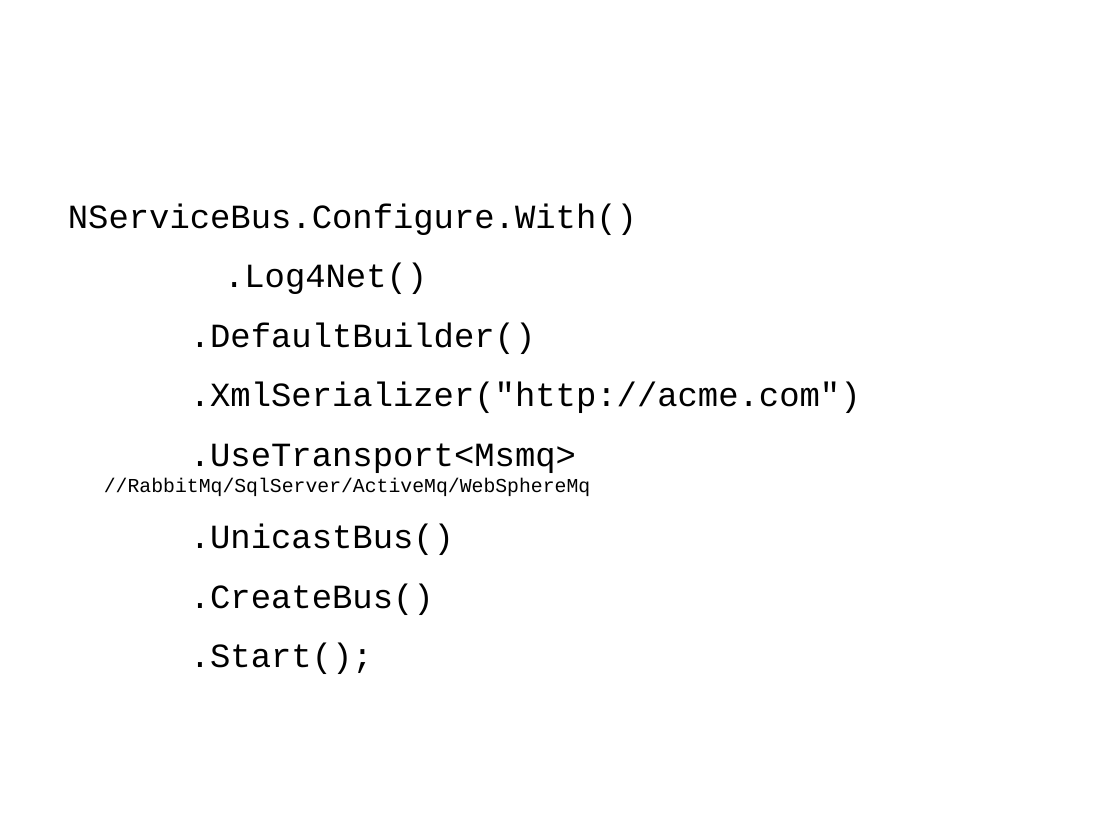
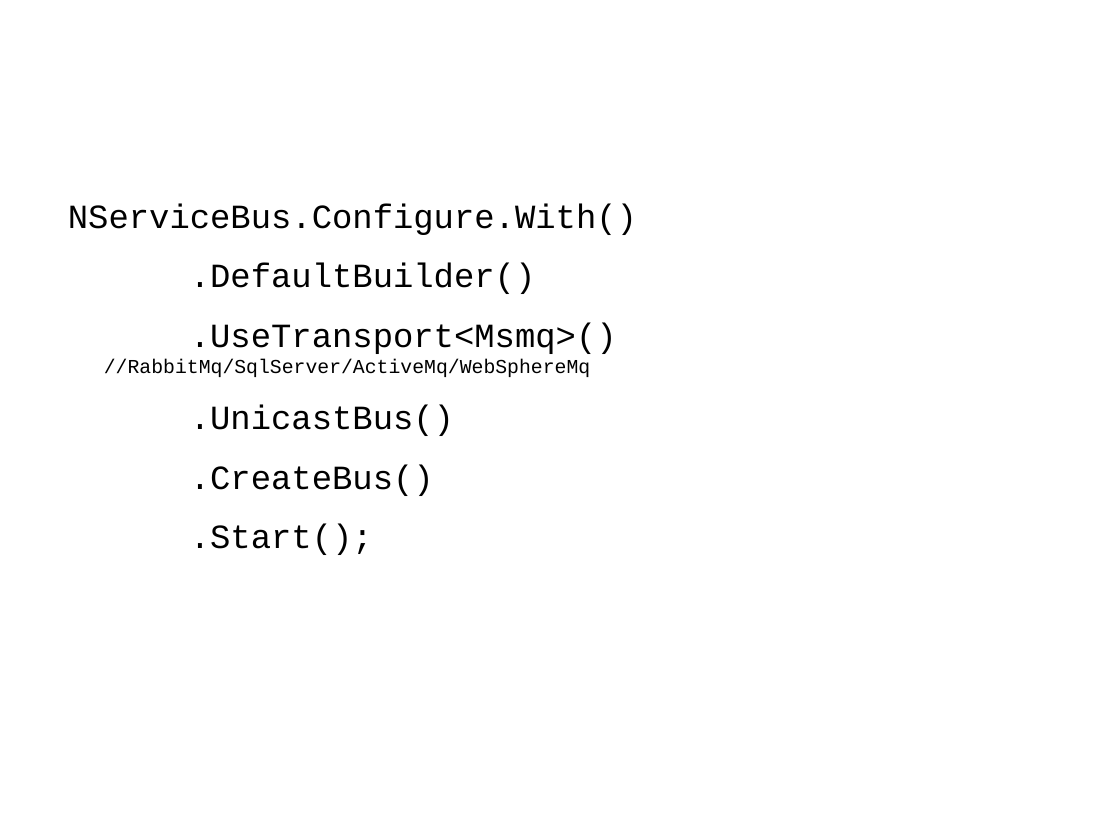
Before and after one commit to Particular/Course.Slides, a slide deck: slide 67 of EnterpriseDevelopmentWithNServiceBus.pptx. Drawn at 1120x840 pixels with LibreOffice and Linux fonts; fonts in the diff are those of the drawing; background and template pictures are left out. Boxes give left, top, right and bottom in pixels: in the first picture for what was removed or moved away, otherwise in the second. Text is boxed around its words. In the diff, an @@ line names an element or a change of style, - is before the commit and + after.

```diff
--- a/EnterpriseDevelopmentWithNServiceBus.pptx
+++ b/EnterpriseDevelopmentWithNServiceBus.pptx
@@ text at <box>224,262,427,294</box>: paragraph removed @@
-.Log4Net()
@@ text at <box>104,322,617,377</box>: text changed; size 24 to 14 pt @@
-.XmlSerializer("http://acme.com")
-.UseTransport<Msmq> //RabbitMq/SqlServer/ActiveMq/WebSphereMq
+.UseTransport<Msmq>() //RabbitMq/SqlServer/ActiveMq/WebSphereMq
```
Also in this commit, not shown: 6 other slides changed.
